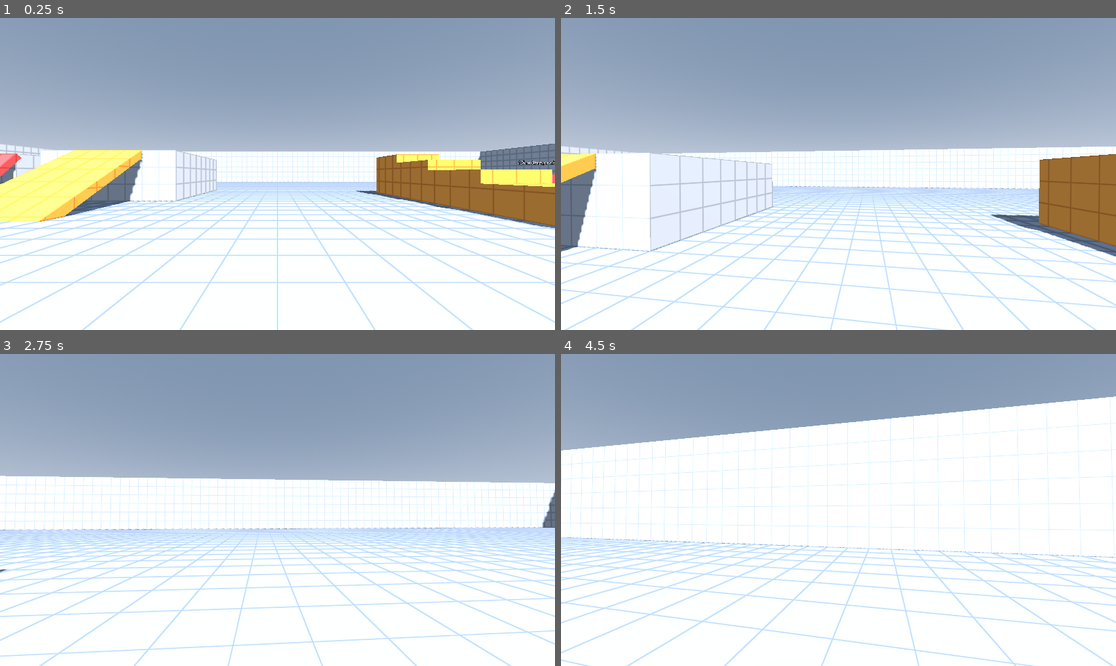
Above: before the commit, frames 1-4 (two rows, left to right).
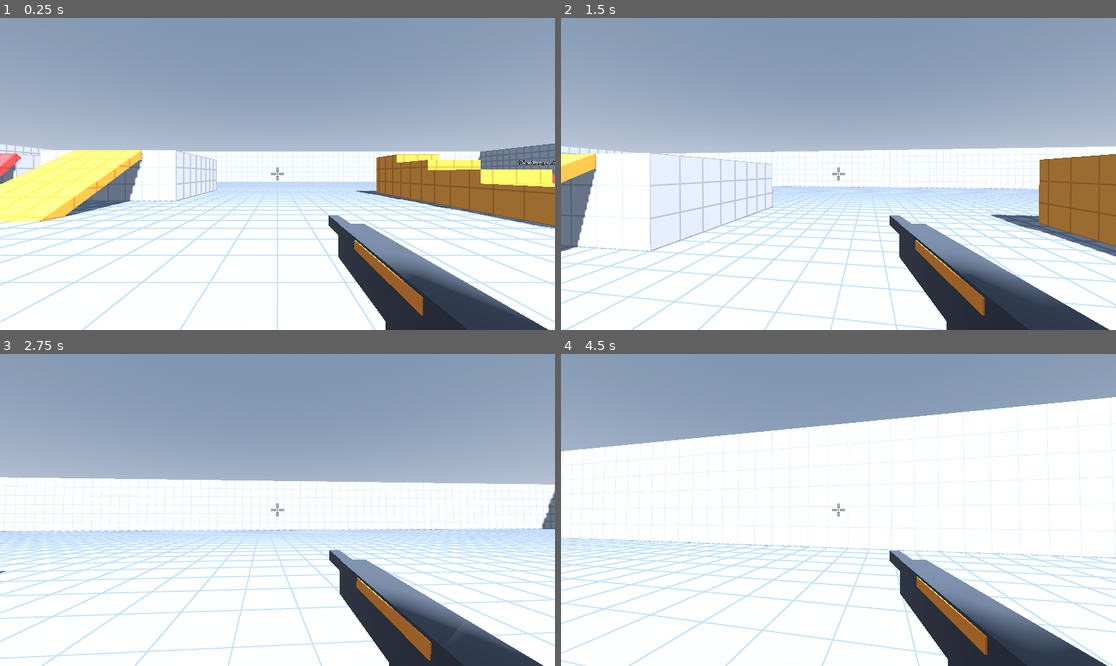
Above: after the commit, the same moments.

Repository: AntoSeguino2018/Project-Zombie
Game: Godot game, scene res://game/levels/test_level.tscn
The game is run twice, just before and just after one commit, with the same random seed, the same clock (stepped at 60 frames per second) and the same inputs.
Inputs (mouse positions are in pixels of both pictures, inside the frame that each line leads up to):
- Up to frame 1 (0.25 s): no input
- Up to frame 2 (1.5 s): tap Enter at 0.5 s; move the mouse to (866, 174) at 0.52 s; press the mouse at (866, 174) at 0.53 s; hold W (move_forward) from 0.53 s (still down); tap Space (jump) at 0.77 s; move the mouse to (810, 174) at 1.27 s; release the mouse at (810, 174) at 1.28 s; tap Shift (sprint) at 1.35 s
- Up to frame 3 (2.75 s): keep holding W (move_forward); tap Space (jump) at 1.52 s; click (249, 510) at 1.55 s; move the mouse to (288, 503) at 2.02 s; press the mouse at (288, 503) at 2.03 s
- Up to frame 4 (4.5 s): keep holding W (move_forward); move the mouse to (832, 516) at 2.77 s; release the mouse at (832, 516) at 2.78 s; click (832, 516) at 2.85 s; tap Space (jump) at 3.02, 3.77 s; move the mouse to (877, 513) at 3.52 s; hold Shift (sprint) 3.53-4.28 s; click (877, 513) at 3.8 s; move the mouse to (794, 506) at 4.27 s; click (794, 506) at 4.35 s

The runs differ from the first frame. In frame 1, 6.3% of the frame differs, in the area x 48-99%, y 47-100%; in frame 2, 6.4%; in frame 3, 18%, in the area x 0-100%, y 38-100%; in frame 4, 13%.

Commit message:
Passo 1.3: prima arma hitscan
Carabina prototipo con cadenza, dispersione e rinculo della visuale,
parametri in una risorsa WeaponData (.tres). Arma in prima persona con
contraccolpo, mirino, scia del colpo e impatti (scintille + segno).
Nuova azione di input "fire" sul clic sinistro.

Co-Authored-By: Claude Opus 5.5 <noreply@anthropic.com>

Diff:
--- a/game/player/fps_controller.gd
+++ b/game/player/fps_controller.gd
@@ -25,16 +25,23 @@
 
 var _yaw := 0.0
 var _pitch := 0.0
+## Spostamento della visuale dovuto al rinculo (x = alto/basso, y = lati), in
+## radianti. Si somma alla mira e torna a zero da solo.
+var _recoil := Vector2.ZERO
 
 @onready var _head: Marker3D = $Head
 @onready var _camera: Camera3D = $Camera3D
 @onready var _body_mesh: MeshInstance3D = $BodyMesh
+@onready var _weapon: HitscanWeapon = $Camera3D/Weapon
+@onready var _hud: CanvasLayer = $Hud
 @onready var _gravity: float = ProjectSettings.get_setting("physics/3d/default_gravity")
 
 
 func _ready() -> void:
 	_yaw = rotation.y
 	if not is_multiplayer_authority():
+		_weapon.visible = false
+		_hud.visible = false
 		set_process(false)
 		set_process_unhandled_input(false)
 		return
@@ -57,7 +64,8 @@
 		_pitch = clampf(_pitch - motion.y * mouse_sensitivity, -limit, limit)
 
 
-func _process(_delta: float) -> void:
+func _process(delta: float) -> void:
+	_recoil = _recoil.lerp(Vector2.ZERO, 1.0 - exp(-_weapon.data.recoil_recovery * delta))
 	_update_camera()
 
 
@@ -81,11 +89,31 @@
 	velocity.z = direction.z * speed
 
 	move_and_slide()
+	_handle_fire()
+
+
+func _handle_fire() -> void:
+	if Input.mouse_mode != Input.MOUSE_MODE_CAPTURED or not _weapon.can_fire():
+		return
+	var trigger := Input.is_action_pressed("fire") if _weapon.data.automatic \
+			else Input.is_action_just_pressed("fire")
+	if not trigger:
+		return
+	_weapon.fire(_head.global_position, -_aim_basis().z, [get_rid()])
+	_recoil.x += deg_to_rad(_weapon.data.recoil_pitch_degrees)
+	_recoil.y += deg_to_rad(randf_range(-1.0, 1.0) * _weapon.data.recoil_yaw_degrees)
+
+
+## Direzione in cui si guarda, rinculo compreso: si spara dove si vede il mirino.
+func _aim_basis() -> Basis:
+	var limit := deg_to_rad(max_pitch_degrees)
+	var pitch := clampf(_pitch + _recoil.x, -limit, limit)
+	return Basis.from_euler(Vector3(pitch, _yaw + _recoil.y, 0.0))
 
 
 func _update_camera() -> void:
 	var eye := _head.get_global_transform_interpolated().origin
-	_camera.global_transform = Transform3D(Basis.from_euler(Vector3(_pitch, _yaw, 0.0)), eye)
+	_camera.global_transform = Transform3D(_aim_basis(), eye)
 
 
 func _capture_mouse() -> void:
--- a/game/player/player.tscn
+++ b/game/player/player.tscn
@@ -1,6 +1,11 @@
 [gd_scene format=3]
 
 [ext_resource type="Script" path="res://game/player/fps_controller.gd" id="1_ctrl"]
+[ext_resource type="Script" path="res://game/weapons/hitscan_weapon.gd" id="2_weapon"]
+[ext_resource type="Resource" path="res://game/weapons/carbine.tres" id="3_carbine"]
+[ext_resource type="PackedScene" path="res://game/weapons/effects/impact_effect.tscn" id="4_impact"]
+[ext_resource type="PackedScene" path="res://game/weapons/effects/tracer.tscn" id="5_tracer"]
+[ext_resource type="Script" path="res://game/ui/crosshair.gd" id="6_crosshair"]
 
 [sub_resource type="CapsuleShape3D" id="CapsuleShape3D_body"]
 radius = 0.4
@@ -12,6 +17,29 @@
 
 [sub_resource type="StandardMaterial3D" id="StandardMaterial3D_body"]
 albedo_color = Color(0.95, 0.55, 0.2, 1)
+
+[sub_resource type="StandardMaterial3D" id="StandardMaterial3D_gun"]
+albedo_color = Color(0.22, 0.24, 0.27, 1)
+roughness = 0.6
+
+[sub_resource type="StandardMaterial3D" id="StandardMaterial3D_gun_accent"]
+albedo_color = Color(0.95, 0.55, 0.2, 1)
+
+[sub_resource type="BoxMesh" id="BoxMesh_gun_body"]
+material = SubResource("StandardMaterial3D_gun")
+size = Vector3(0.07, 0.09, 0.4)
+
+[sub_resource type="BoxMesh" id="BoxMesh_gun_barrel"]
+material = SubResource("StandardMaterial3D_gun")
+size = Vector3(0.035, 0.035, 0.18)
+
+[sub_resource type="BoxMesh" id="BoxMesh_gun_grip"]
+material = SubResource("StandardMaterial3D_gun")
+size = Vector3(0.05, 0.12, 0.06)
+
+[sub_resource type="BoxMesh" id="BoxMesh_gun_stripe"]
+material = SubResource("StandardMaterial3D_gun_accent")
+size = Vector3(0.074, 0.02, 0.2)
 
 [node name="Player" type="CharacterBody3D"]
 script = ExtResource("1_ctrl")
@@ -33,3 +61,45 @@
 physics_interpolation_mode = 2
 fov = 75.0
 near = 0.05
+
+[node name="Weapon" type="Node3D" parent="Camera3D" node_paths=PackedStringArray("muzzle")]
+transform = Transform3D(1, 0, 0, 0, 1, 0, 0, 0, 1, 0.2, -0.18, -0.35)
+script = ExtResource("2_weapon")
+data = ExtResource("3_carbine")
+muzzle = NodePath("Muzzle")
+impact_scene = ExtResource("4_impact")
+tracer_scene = ExtResource("5_tracer")
+
+[node name="Body" type="MeshInstance3D" parent="Camera3D/Weapon"]
+cast_shadow = 0
+mesh = SubResource("BoxMesh_gun_body")
+
+[node name="Barrel" type="MeshInstance3D" parent="Camera3D/Weapon"]
+transform = Transform3D(1, 0, 0, 0, 1, 0, 0, 0, 1, 0, 0.015, -0.29)
+cast_shadow = 0
+mesh = SubResource("BoxMesh_gun_barrel")
+
+[node name="Grip" type="MeshInstance3D" parent="Camera3D/Weapon"]
+transform = Transform3D(1, 0, 0, 0, 1, 0, 0, 0, 1, 0, -0.09, 0.05)
+cast_shadow = 0
+mesh = SubResource("BoxMesh_gun_grip")
+
+[node name="Stripe" type="MeshInstance3D" parent="Camera3D/Weapon"]
+transform = Transform3D(1, 0, 0, 0, 1, 0, 0, 0, 1, 0, 0.03, 0.02)
+cast_shadow = 0
+mesh = SubResource("BoxMesh_gun_stripe")
+
+[node name="Muzzle" type="Marker3D" parent="Camera3D/Weapon"]
+transform = Transform3D(1, 0, 0, 0, 1, 0, 0, 0, 1, 0, 0.015, -0.38)
+
+[node name="Hud" type="CanvasLayer" parent="."]
+
+[node name="Crosshair" type="Control" parent="Hud"]
+layout_mode = 3
+anchors_preset = 15
+anchor_right = 1.0
+anchor_bottom = 1.0
+grow_horizontal = 2
+grow_vertical = 2
+mouse_filter = 2
+script = ExtResource("6_crosshair")
--- /dev/null
+++ b/game/ui/crosshair.gd
@@ -0,0 +1,22 @@
+extends Control
+## Mirino a croce disegnato al centro dello schermo, con un bordo scuro
+## per restare leggibile su qualsiasi sfondo.
+
+@export var color := Color(1.0, 1.0, 1.0, 0.9)
+@export var outline_color := Color(0.0, 0.0, 0.0, 0.6)
+## Distanza delle linee dal centro, in pixel.
+@export var gap := 5.0
+## Lunghezza di ogni linea, in pixel.
+@export var length := 8.0
+@export var thickness := 2.0
+
+
+func _draw() -> void:
+	var center := size / 2.0
+	for direction: Vector2 in [Vector2.UP, Vector2.DOWN, Vector2.LEFT, Vector2.RIGHT]:
+		var from := center + direction * gap
+		var to := center + direction * (gap + length)
+		draw_line(from - direction, to + direction, outline_color, thickness + 2.0)
+		draw_line(from, to, color, thickness)
+	draw_circle(center, 2.0, outline_color)
+	draw_circle(center, 1.0, color)
--- /dev/null
+++ b/game/weapons/carbine.tres
@@ -0,0 +1,15 @@
+[gd_resource type="Resource" script_class="WeaponData" format=3]
+
+[ext_resource type="Script" path="res://game/weapons/weapon_data.gd" id="1_data"]
+
+[resource]
+script = ExtResource("1_data")
+display_name = "Carabina prototipo"
+damage = 12.0
+fire_rate = 8.0
+automatic = true
+max_range = 200.0
+spread_degrees = 0.8
+recoil_pitch_degrees = 0.8
+recoil_yaw_degrees = 0.35
+recoil_recovery = 12.0
--- /dev/null
+++ b/game/weapons/effects/impact_effect.gd
@@ -0,0 +1,25 @@
+class_name ImpactEffect
+extends Node3D
+## Effetto d'impatto di un colpo: scintille e segno sulla superficie.
+## Il segno sbiadisce e il nodo si elimina da solo.
+
+## Secondi prima che il segno sparisca del tutto.
+@export var lifetime := 8.0
+
+@onready var _decal: Decal = $Decal
+@onready var _sparks: CPUParticles3D = $Sparks
+
+
+func _ready() -> void:
+	_sparks.emitting = true
+	var tween := create_tween()
+	tween.tween_interval(lifetime - 1.0)
+	tween.tween_property(_decal, "modulate:a", 0.0, 1.0)
+	tween.tween_callback(queue_free)
+
+
+## Posiziona l'effetto sul punto colpito, con l'asse Y allineato alla normale.
+func place(point: Vector3, normal: Vector3) -> void:
+	var reference := Vector3.UP if absf(normal.y) < 0.99 else Vector3.FORWARD
+	var x_axis := reference.cross(normal).normalized()
+	global_transform = Transform3D(Basis(x_axis, normal, x_axis.cross(normal)), point)
--- /dev/null
+++ b/game/weapons/effects/impact_effect.tscn
@@ -0,0 +1,44 @@
+[gd_scene format=3]
+
+[ext_resource type="Script" path="res://game/weapons/effects/impact_effect.gd" id="1_impact"]
+
+[sub_resource type="Gradient" id="Gradient_hole"]
+offsets = PackedFloat32Array(0, 0.45, 1)
+colors = PackedColorArray(0.05, 0.05, 0.05, 1, 0.1, 0.1, 0.1, 0.8, 0, 0, 0, 0)
+
+[sub_resource type="GradientTexture2D" id="GradientTexture2D_hole"]
+gradient = SubResource("Gradient_hole")
+width = 64
+height = 64
+fill = 1
+fill_from = Vector2(0.5, 0.5)
+fill_to = Vector2(1, 0.5)
+
+[sub_resource type="StandardMaterial3D" id="StandardMaterial3D_spark"]
+shading_mode = 0
+albedo_color = Color(1, 0.8, 0.35, 1)
+
+[sub_resource type="BoxMesh" id="BoxMesh_spark"]
+material = SubResource("StandardMaterial3D_spark")
+size = Vector3(0.03, 0.03, 0.03)
+
+[node name="ImpactEffect" type="Node3D"]
+physics_interpolation_mode = 2
+script = ExtResource("1_impact")
+
+[node name="Decal" type="Decal" parent="."]
+size = Vector3(0.12, 0.1, 0.12)
+texture_albedo = SubResource("GradientTexture2D_hole")
+
+[node name="Sparks" type="CPUParticles3D" parent="."]
+emitting = false
+amount = 8
+lifetime = 0.35
+one_shot = true
+explosiveness = 1.0
+mesh = SubResource("BoxMesh_spark")
+direction = Vector3(0, 1, 0)
+spread = 50.0
+initial_velocity_min = 2.0
+initial_velocity_max = 5.0
+scale_amount_min = 0.5
--- /dev/null
+++ b/game/weapons/effects/tracer.gd
@@ -0,0 +1,23 @@
+class_name Tracer
+extends Node3D
+## Scia luminosa di un colpo, dalla bocca dell'arma al punto d'arrivo.
+## Sbiadisce in pochi centesimi di secondo e si elimina da sola.
+
+## Durata della scia, in secondi.
+@export var duration := 0.06
+
+@onready var _mesh: MeshInstance3D = $Mesh
+
+
+func _ready() -> void:
+	var tween := create_tween()
+	tween.tween_property(_mesh, "transparency", 1.0, duration)
+	tween.tween_callback(queue_free)
+
+
+## Allunga la scia da from a to (la mesh è lunga 1 m lungo -Z).
+func stretch(from: Vector3, to: Vector3) -> void:
+	var direction := to - from
+	var up := Vector3.UP if absf(direction.normalized().y) < 0.99 else Vector3.FORWARD
+	global_transform = Transform3D(Basis.looking_at(direction, up), from)
+	scale.z = direction.length()
--- /dev/null
+++ b/game/weapons/effects/tracer.tscn
@@ -0,0 +1,21 @@
+[gd_scene format=3]
+
+[ext_resource type="Script" path="res://game/weapons/effects/tracer.gd" id="1_tracer"]
+
+[sub_resource type="StandardMaterial3D" id="StandardMaterial3D_tracer"]
+shading_mode = 0
+albedo_color = Color(1, 0.9, 0.55, 1)
+
+[sub_resource type="BoxMesh" id="BoxMesh_tracer"]
+material = SubResource("StandardMaterial3D_tracer")
+size = Vector3(0.015, 0.015, 1)
+
+[node name="Tracer" type="Node3D"]
+physics_interpolation_mode = 2
+script = ExtResource("1_tracer")
+
+[node name="Mesh" type="MeshInstance3D" parent="."]
+transform = Transform3D(1, 0, 0, 0, 1, 0, 0, 0, 1, 0, 0, -0.5)
+cast_shadow = 0
+transparency = 0.2
+mesh = SubResource("BoxMesh_tracer")
--- /dev/null
+++ b/game/weapons/hitscan_weapon.gd
@@ -0,0 +1,93 @@
+class_name HitscanWeapon
+extends Node3D
+## Arma hitscan: il colpo arriva istantaneamente nel punto mirato.
+##
+## Il nodo è anche il modello in prima persona (viewmodel): sta sotto la camera
+## e a ogni colpo arretra e si alza, poi torna in posizione.
+## Predisposto per la rete: fire() riceve origine e direzione come parametri,
+## così in futuro potrà essere eseguito o validato dall'host.
+
+signal fired
+signal hit(collider: Object, position: Vector3, normal: Vector3)
+
+@export var data: WeaponData
+## Punto da cui parte la scia del colpo (la bocca dell'arma).
+@export var muzzle: Node3D
+@export var impact_scene: PackedScene
+@export var tracer_scene: PackedScene
+
+@export_group("Animazione")
+## Di quanto arretra l'arma a ogni colpo, in metri.
+@export var kick_distance := 0.05
+## Di quanto si alza la canna a ogni colpo, in gradi.
+@export var kick_angle_degrees := 4.0
+## Velocità con cui l'arma torna in posizione.
+@export var kick_recovery := 18.0
+
+var _cooldown := 0.0
+var _kick := 0.0
+var _rest_position := Vector3.ZERO
+
+
+func _ready() -> void:
+	_rest_position = position
+
+
+func _physics_process(delta: float) -> void:
+	# Il limite a -delta conserva al massimo un tick di "resto": la cadenza reale
+	# resta quella impostata anche se non è un multiplo dei 60 Hz della fisica.
+	_cooldown = maxf(_cooldown - delta, -delta)
+
+
+func _process(delta: float) -> void:
+	_kick = lerpf(_kick, 0.0, 1.0 - exp(-kick_recovery * delta))
+	position = _rest_position + Vector3(0.0, 0.0, _kick * kick_distance)
+	rotation.x = deg_to_rad(_kick * kick_angle_degrees)
+
+
+func can_fire() -> bool:
+	return _cooldown <= 0.0
+
+
+## Spara un colpo da origin verso direction. exclude: corpi da ignorare (chi spara).
+func fire(origin: Vector3, direction: Vector3, exclude: Array[RID] = []) -> void:
+	_cooldown += 1.0 / data.fire_rate
+	_kick = 1.0
+
+	var shot_direction := _apply_spread(direction.normalized())
+	var end := origin + shot_direction * data.max_range
+	var query := PhysicsRayQueryParameters3D.create(origin, end)
+	query.exclude = exclude
+	var result := get_world_3d().direct_space_state.intersect_ray(query)
+	if result:
+		end = result.position
+		_spawn_impact(result.position, result.normal)
+		hit.emit(result.collider, result.position, result.normal)
+
+	_spawn_tracer(muzzle.global_position if muzzle else origin, end)
+	fired.emit()
+
+
+func _apply_spread(direction: Vector3) -> Vector3:
+	var max_angle := deg_to_rad(data.spread_degrees)
+	if max_angle <= 0.0:
+		return direction
+	var side_axis := Vector3.UP if absf(direction.y) < 0.99 else Vector3.RIGHT
+	var tilted := direction.rotated(direction.cross(side_axis).normalized(), randf() * max_angle)
+	return tilted.rotated(direction, randf() * TAU)
+
+
+func _spawn_impact(point: Vector3, normal: Vector3) -> void:
+	if not impact_scene:
+		return
+	var impact: ImpactEffect = impact_scene.instantiate()
+	get_tree().current_scene.add_child(impact)
+	impact.place(point, normal)
+
+
+func _spawn_tracer(from: Vector3, to: Vector3) -> void:
+	if not tracer_scene or from.distance_to(to) < 0.1:
+		return
+	var tracer: Tracer = tracer_scene.instantiate()
+	get_tree().current_scene.add_child(tracer)
+	tracer.stretch(from, to)
--- /dev/null
+++ b/game/weapons/weapon_data.gd
@@ -0,0 +1,24 @@
+class_name WeaponData
+extends Resource
+## Parametri di un'arma hitscan. Ogni arma del gioco è un file .tres con questi
+## valori, così si bilancia dall'Inspector senza toccare il codice.
+
+@export var display_name := "Arma"
+## Danno di ogni colpo.
+@export var damage := 10.0
+## Colpi al secondo.
+@export var fire_rate := 8.0
+## Se vero, tenendo premuto si continua a sparare.
+@export var automatic := true
+## Distanza massima del colpo, in metri.
+@export var max_range := 200.0
+## Dispersione massima di ogni colpo attorno al mirino, in gradi.
+@export var spread_degrees := 0.6
+
+@export_group("Rinculo")
+## Quanto sale la visuale a ogni colpo, in gradi.
+@export var recoil_pitch_degrees := 1.0
+## Spostamento laterale casuale massimo a ogni colpo, in gradi.
+@export var recoil_yaw_degrees := 0.4
+## Velocità con cui la visuale torna al punto di mira originale.
+@export var recoil_recovery := 10.0
--- a/project.godot
+++ b/project.godot
@@ -46,6 +46,11 @@
 "events": [Object(InputEventKey,"resource_local_to_scene":false,"resource_name":"","device":-1,"window_id":0,"alt_press …(195 unchanged characters)…
 ]
 }
+fire={
+"deadzone": 0.2,
+"events": [Object(InputEventMouseButton,"resource_local_to_scene":false,"resource_name":"","device":-1,"window_id":0,"alt_pressed":false,"shift_pressed":false,"ctrl_pressed":false,"meta_pressed":false,"button_mask":1,"position":Vector2(0, 0),"global_position":Vector2(0, 0),"factor":1.0,"button_index":1,"canceled":false,"pressed":true,"double_click":false,"script":null)
+]
+}
 
 [physics]
 
Not shown, added: game/ui/crosshair.gd.uid
Not shown, added: game/weapons/effects/impact_effect.gd.uid
Not shown, added: game/weapons/effects/tracer.gd.uid
Not shown, added: game/weapons/hitscan_weapon.gd.uid
Not shown, added: game/weapons/weapon_data.gd.uid
Not shown, changed: ROADMAP.md
Not shown, removed: game/ui/.gitkeep
Not shown, removed: game/weapons/.gitkeep
